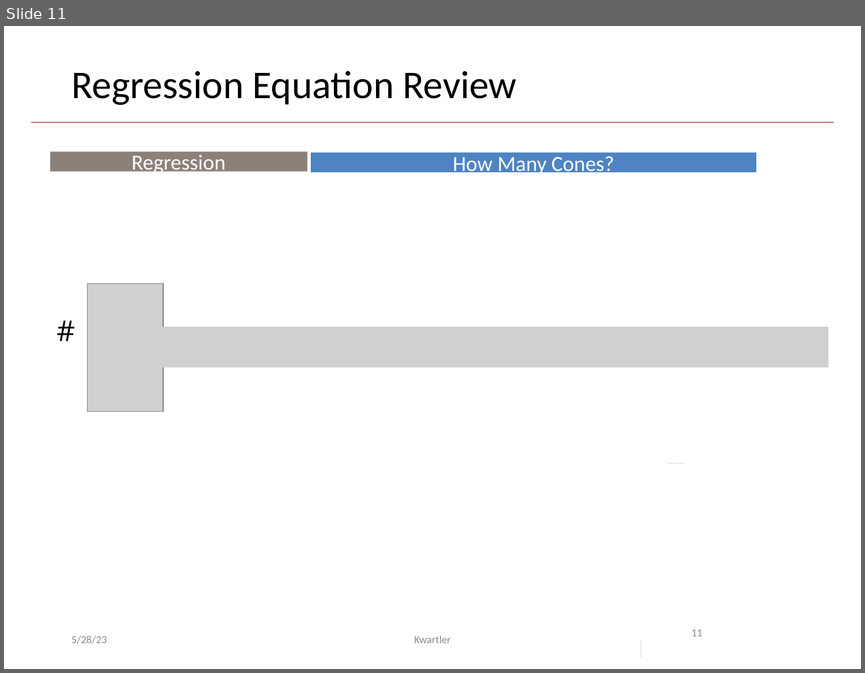
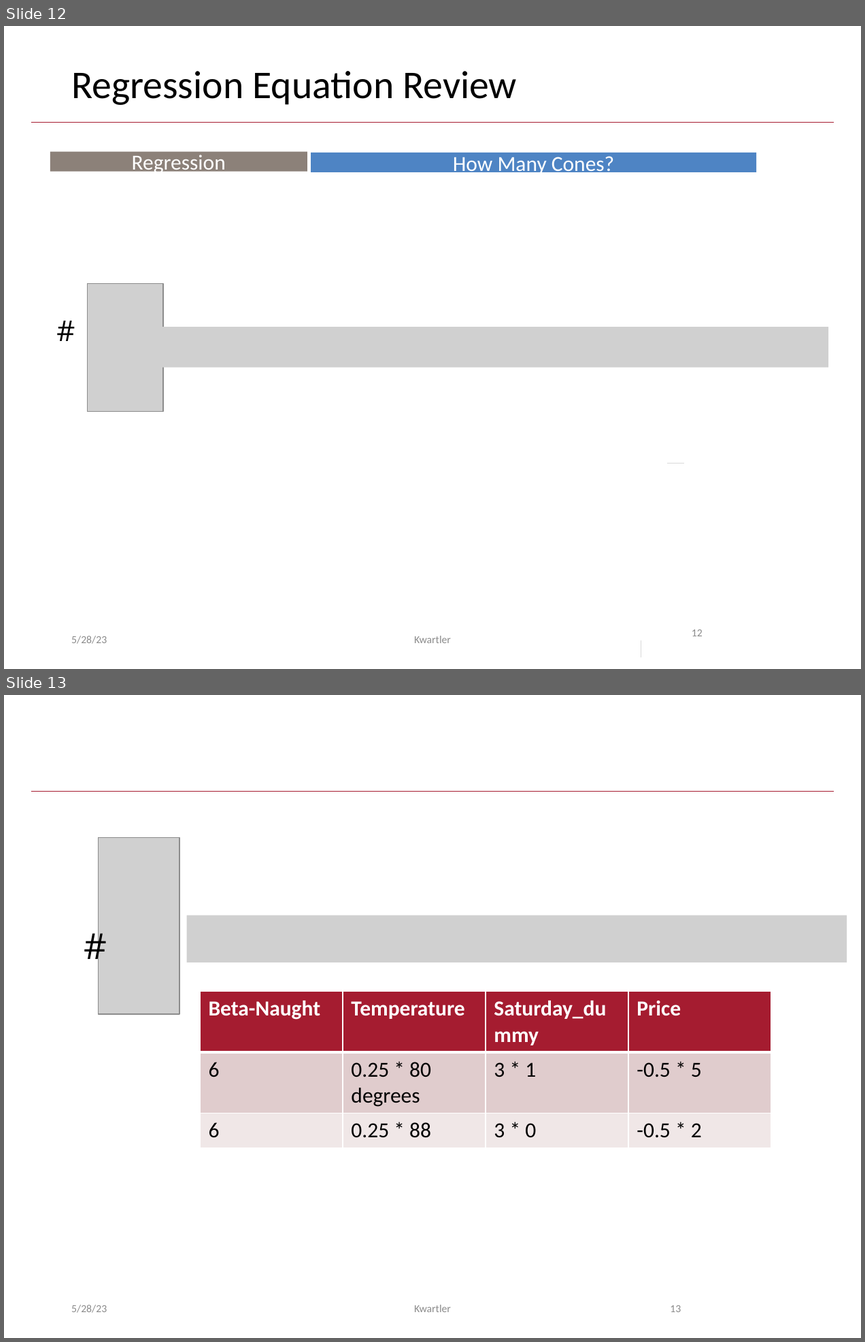
Before and after one commit to kwartler/GSERM_ICPSR, a slide deck: lessons/D_Supervised/A_regression.pptx. Shown one above the other, each under a label of ours: slide 11 before the commit, slides 12 and 13 after it. The pictures are 865x673 and 865x1342 pixels, drawn with LibreOffice and Linux fonts; fonts in the diff are those of the drawing; grey boxes stand for pictures; background and template pictures are left out. Boxes give left, top, right and bottom in pixels: in the first picture for what was removed or moved away, otherwise in the second. Text is boxed around its words. In the diff, an @@ line names an element or a change of style, - is before the commit and + after.

```diff
--- a/lessons/D_Supervised/A_regression.pptx
+++ b/lessons/D_Supervised/A_regression.pptx
@@ slide 13 added at box(4, 695, 861, 1338), background #FFFFFF; not listed: 1 template element that a slide beside it also shows @@
@@ picture added at box(99, 837, 179, 1014) @@
@@ text added at box(75, 915, 113, 962), 30 pt, text #000000 @@
+#
@@ picture added at box(186, 915, 847, 962) @@
@@ table added at box(199, 991, 772, 1140), 3 rows, 4 columns @@
+Beta-Naught | Temperature | Saturday_dummy | Price
+6 | 0.25 * 80 degrees | 3 * 1 | -0.5 * 5
+6 | 0.25 * 88 | 3 * 0 | -0.5 * 2
@@ text added at box(71, 1304, 107, 1312), 9 pt, text #8C8C8C @@
+5/28/23
@@ text added at box(414, 1304, 451, 1312), 9 pt, text #8C8C8C @@
+Kwartler
@@ page number added at box(670, 1305, 681, 1312), 9 pt, text #8C8C8C @@
+13
@@ what was slide 11 is now slide 12 @@
@@ page number at box(691, 629, 702, 636): text changed @@
-11
+12
```
Also in this commit, not shown: 12 slides changed, 7 other slides added, 7 other files.
